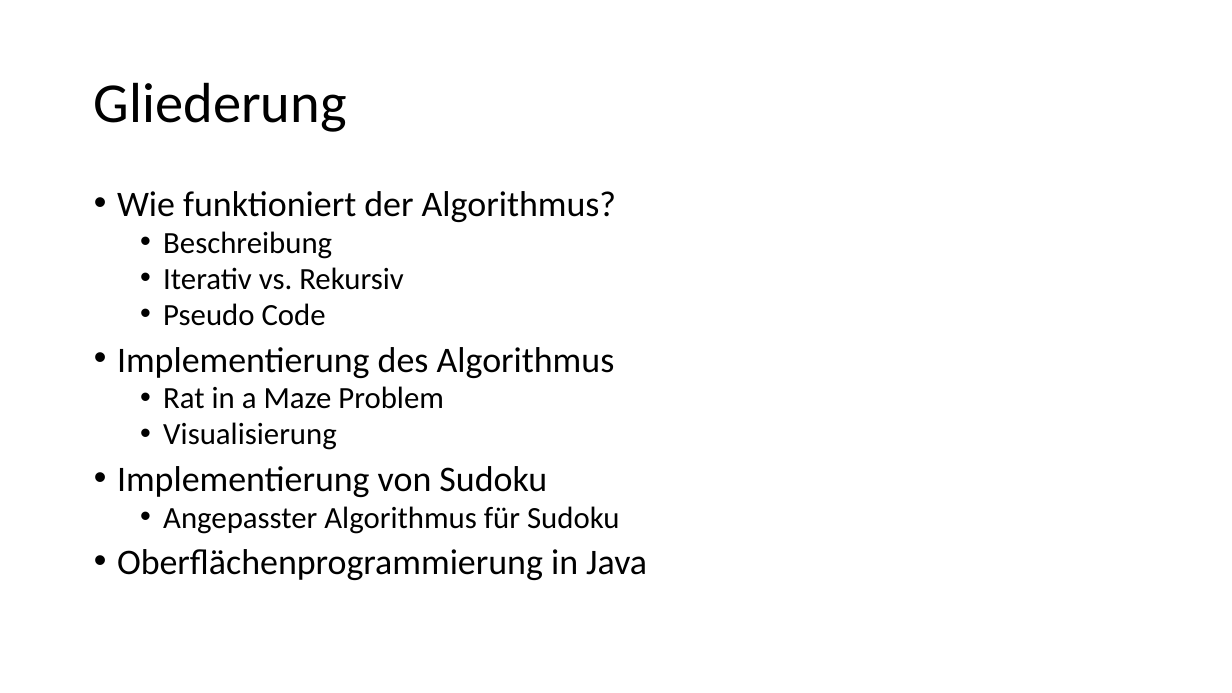
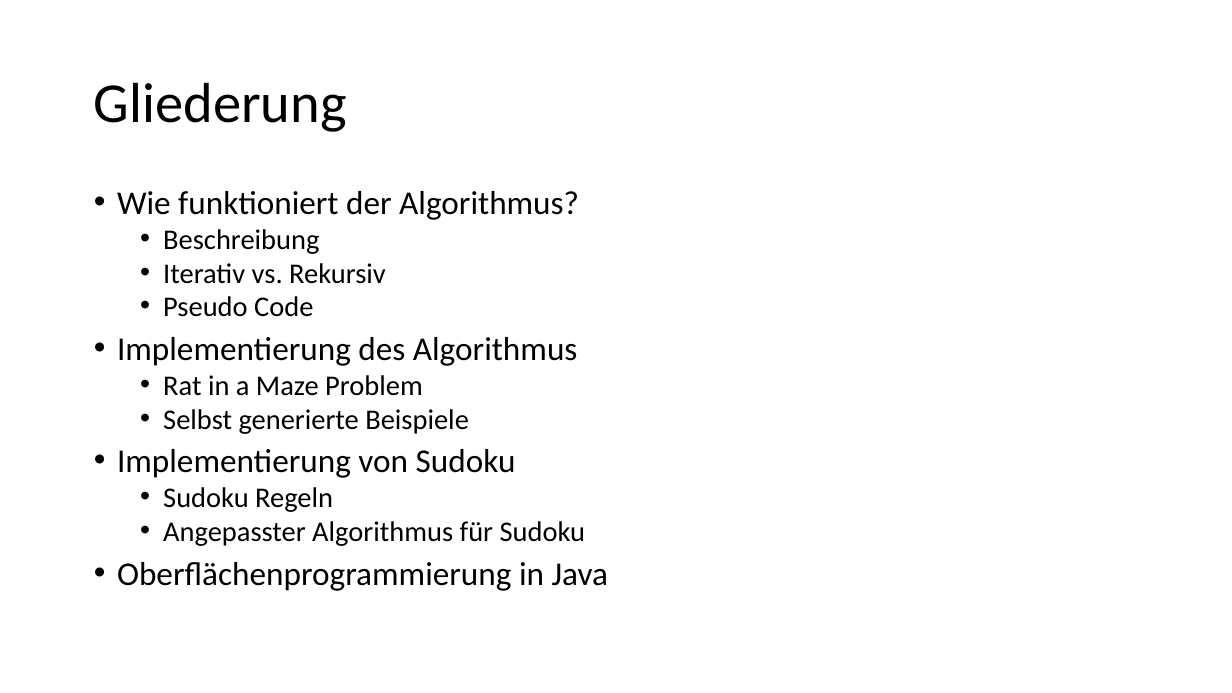
Before and after one commit to 7rebux/backtracking, a slide deck: slide 2 of _presentation/main.pptx. Drawn at 1232x693 pixels with LibreOffice and Linux fonts; fonts in the diff are those of the drawing. Boxes give left, top, right and bottom in pixels: in the first picture for what was removed or moved away, otherwise in the second. Text is boxed around its words. In the diff, an @@ line names an element or a change of style, - is before the commit and + after.

```diff
--- a/_presentation/main.pptx
+++ b/_presentation/main.pptx
@@ text at <box>117,191,608,591</box>: size 28 to 25.9 pt in "Wie funktioniert der Algorithmus?", "Implementierung des Algorithmus", "Implementierung von Sudoku", "Oberflächenprogrammierung in Java"; size 24 to 22.2 pt in "Beschreibung", "Iterativ vs. Rekursiv", "Pseudo Code", "Rat in a Maze Problem" and 1 more places @@
@@ text at <box>163,409,469,434</box>: text changed; size 24 to 22.2 pt @@
-  • Visualisierung
+  • Selbst generierte Beispiele
@@ text at <box>163,487,333,512</box>: paragraph added @@
+  • Sudoku Regeln
```
Also in this commit, not shown: 2 other slides changed, 11 slides added, 8 other files.
